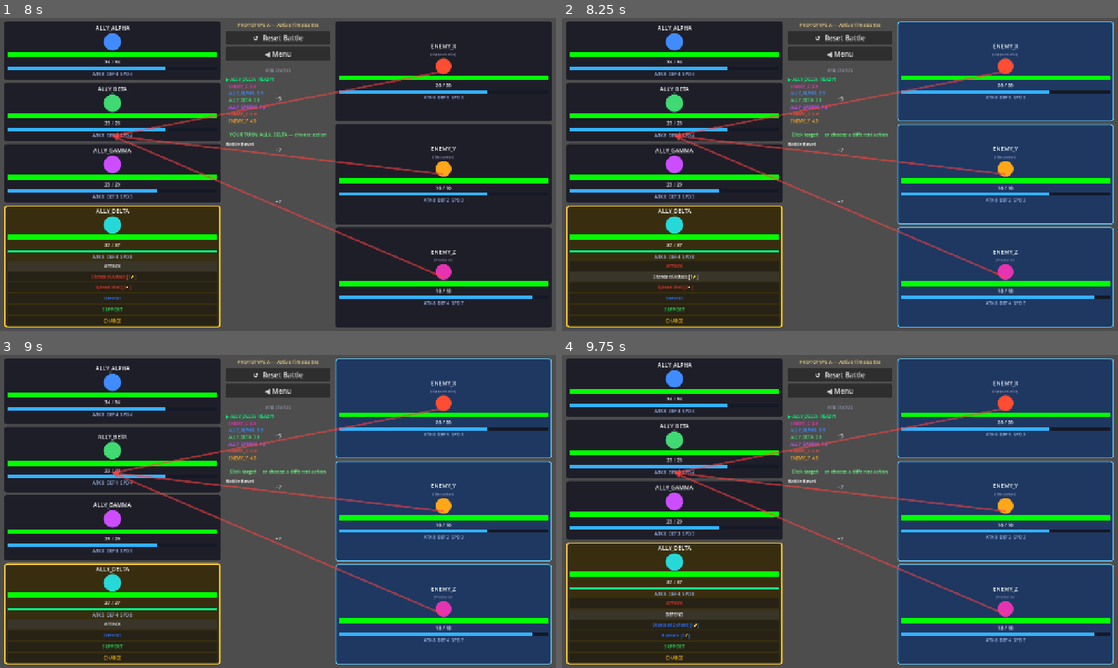
Above: before the commit, frames 1-4 (two rows, left to right).
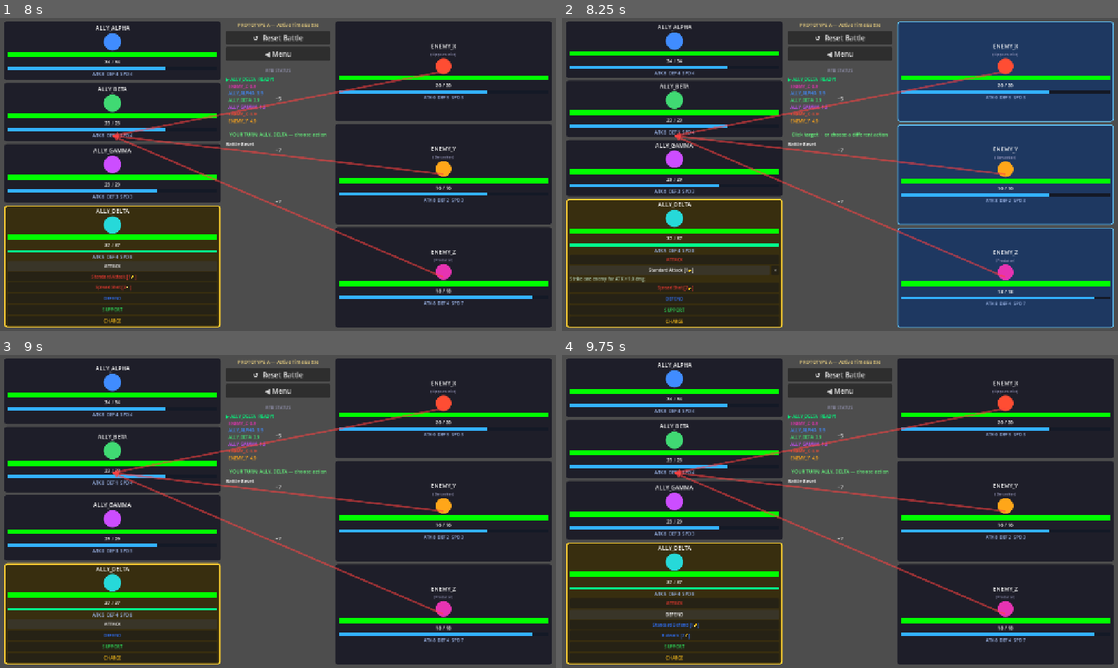
Above: after the commit, the same moments.

Repository: BrickwaII/MechEngineer
Game: Godot game, scene res://menu/main_menu.tscn
Two runs of this game, one before a commit and one after it. Both use one fixed random seed, a clock stepped at 60 frames per second and the inputs below.
Inputs (mouse positions are in pixels of both pictures, inside the frame that each line leads up to):
- Up to frame 1 (8 s): click "PLAY ▶" at 0.5 s; click "◀ Menu" at 1.25 s; click "PLAY ▶" at 2 s; click "↺ Reset Battle" at 2.75 s; move the mouse to (111, 58) at 3.52 s; click (111, 58) at 3.67 s; move the mouse to (111, 136) at 4.27 s; click (111, 136) at 4.42 s; move the mouse to (111, 212) at 5.02 s; click (111, 212) at 5.17 s; move the mouse to (111, 290) at 5.77 s; click (111, 290) at 5.92 s; click "ATTACK" at 6.5 s; click "ATTACK" at 7.25 s
- Up to frame 2 (8.25 s): click "Standard Attack [1⚡]" at 8 s
- Up to frame 3 (9 s): click "ATTACK" at 8.75 s
- Up to frame 4 (9.75 s): click "DEFEND" at 9.5 s

Frame 1 is identical in both runs. In frame 2, 12% of the frame differs, in the area x 0-100%, y 2-99%; in frame 3, 34%, in the area x 41-100%, y 1-99%; in frame 4, 34%.

Commit message:
Fix stale target highlights and missing descriptions on support skills
Targeted skills (single_enemy/single_ally) now expand their description
inline at the same time targeting starts, so the player sees what the
skill does while choosing a target. [X] on a targeted skill also clears
the target highlights.

Added accordion_interacted signal to BotCard, emitted whenever a category
header is toggled or a targeted skill's [X] is clicked. _do_ally_action
connects this to emit a 'clear' value on _turn_input, which causes the
loop to remove all highlights and reset current_skill — so navigating
through the accordion can never leave stale targets highlighted, and
clicking them will never accidentally fire a previous action.

https://claude.ai/code/session_01Hq1UEyB5oYtHBnZEzr6a3e

Diff:
--- a/battle/bot_card.gd
+++ b/battle/bot_card.gd
@@ -4,6 +4,7 @@
 signal card_clicked(bot: BotData)
 signal skill_chosen(skill: SkillData)
 signal preview_result(confirmed: bool)
+signal accordion_interacted
 
 var bot_data: BotData
 
@@ -248,6 +249,12 @@
 			sbtn.pressed.connect(func() -> void:
 				if s.target_type == "single_enemy" or s.target_type == "single_ally":
 					SFX.select()
+					_collapse_expanded_skill()
+					_expanded_cancel_btn = cb
+					_expanded_desc_lbl = dl
+					cb.visible = true
+					if dl != null:
+						dl.visible = true
 					skill_chosen.emit(s)
 				elif cb.visible:
 					SFX.confirm()
@@ -269,6 +276,8 @@
 				if _expanded_cancel_btn == cb:
 					_expanded_cancel_btn = null
 					_expanded_desc_lbl = null
+				if s.target_type == "single_enemy" or s.target_type == "single_ally":
+					accordion_interacted.emit()
 			)
 
 		var list := skill_list
@@ -276,6 +285,7 @@
 		var sec  := section
 		header_btn.pressed.connect(func() -> void:
 			SFX.click()
+			accordion_interacted.emit()
 			_collapse_expanded_skill()
 			for child: Node in step.get_children():
 				if child is VBoxContainer and child != sec and child.get_child_count() > 1:
--- a/battle/main.gd
+++ b/battle/main.gd
@@ -272,7 +272,9 @@
 	var executed := false
 
 	var skill_fwd := func(s: SkillData) -> void: _turn_input.emit(s)
+	var nav_fwd   := func() -> void: _turn_input.emit("clear")
 	card.skill_chosen.connect(skill_fwd)
+	card.accordion_interacted.connect(nav_fwd)
 	_in_ally_action = true
 	card.show_skill_accordion(actor.skill_slots)
 	_update_status("YOUR TURN: %s — choose action" % actor.bot_name)
@@ -310,6 +312,14 @@
 			_set_card_highlights(current_targets, true)
 			_set_target_tooltips(actor, skill, current_targets)
 			_update_status("Click target  ·  or choose a different action")
+
+		elif value is String:
+			if not current_targets.is_empty():
+				_set_card_highlights(current_targets, false)
+				_clear_target_tooltips(current_targets)
+				current_targets.clear()
+			current_skill = null
+			_update_status("YOUR TURN: %s — choose action" % actor.bot_name)
 
 		elif value is BotData:
 			var target := value as BotData
@@ -324,6 +334,8 @@
 	_in_ally_action = false
 	if is_instance_valid(card) and card.skill_chosen.is_connected(skill_fwd):
 		card.skill_chosen.disconnect(skill_fwd)
+	if is_instance_valid(card) and card.accordion_interacted.is_connected(nav_fwd):
+		card.accordion_interacted.disconnect(nav_fwd)
 	if not current_targets.is_empty():
 		_set_card_highlights(current_targets, false)
 		_clear_target_tooltips(current_targets)
